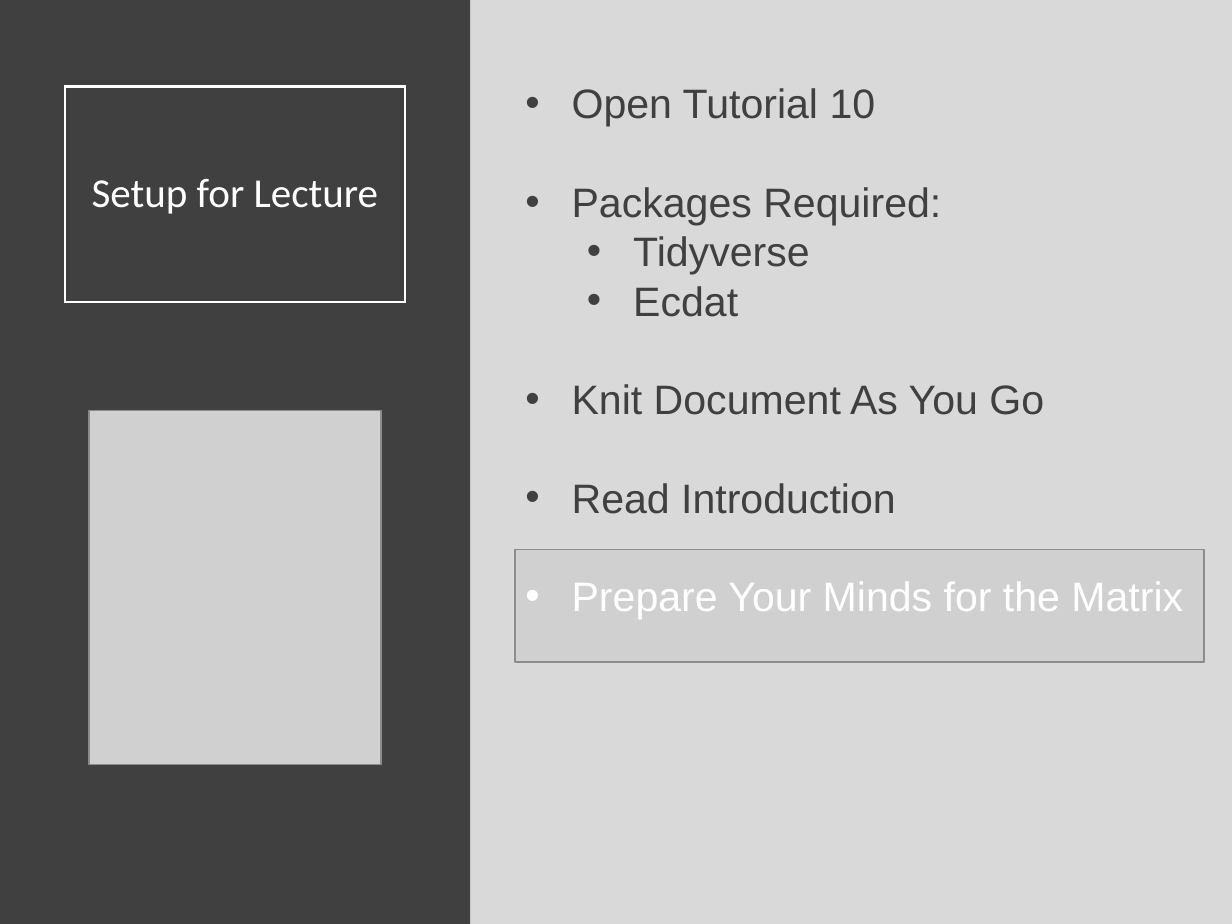
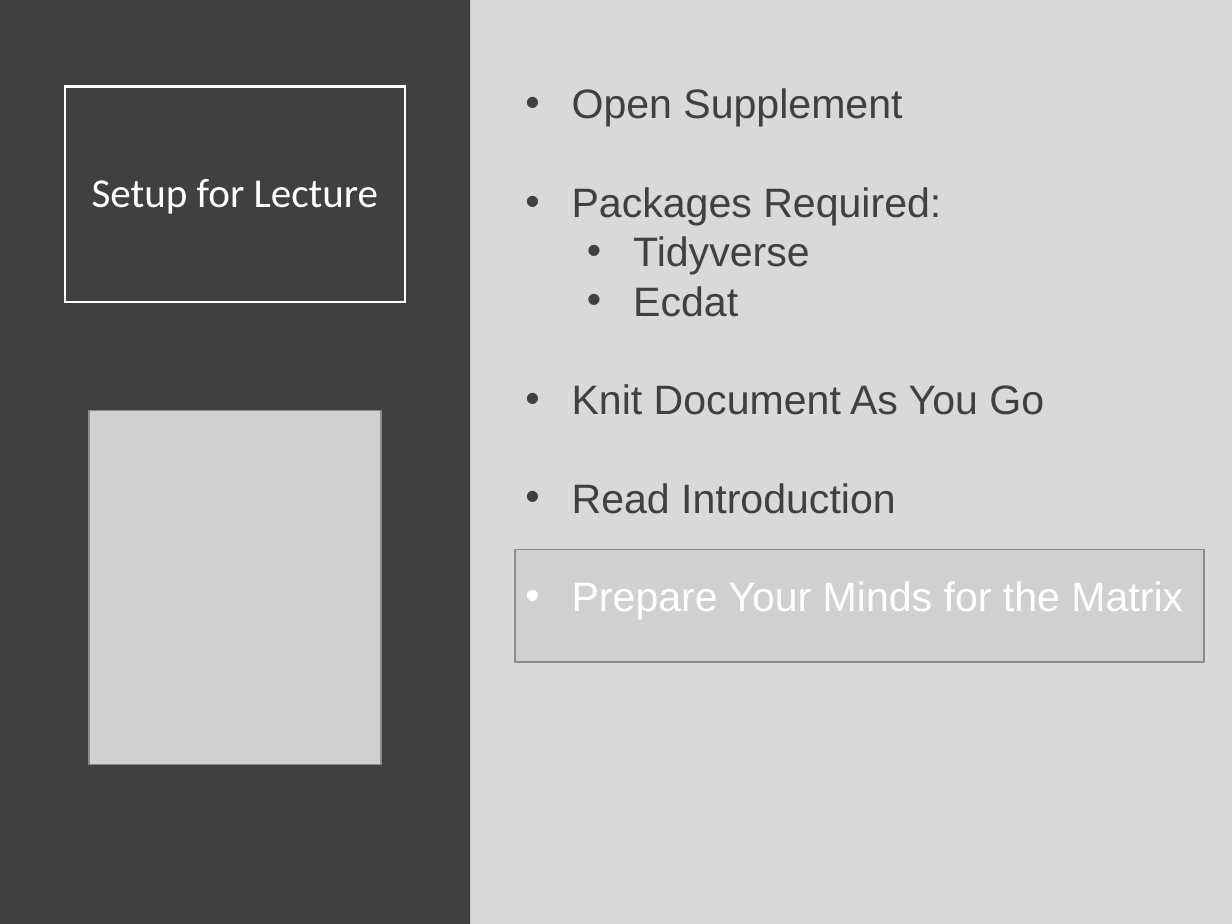
Before and after one commit to SuperMarioGiacomazzo/STOR320_WEBSITE, a slide deck: slide 2 of Lecture/Programming 2/Programming_2_Lecture.pptx. Drawn at 1232x924 pixels with LibreOffice and Linux fonts; fonts in the diff are those of the drawing; grey boxes stand for pictures. Boxes give left, top, right and bottom in pixels: in the first picture for what was removed or moved away, otherwise in the second. Text is boxed around its words. In the diff, an @@ line names an element or a change of style, - is before the commit and + after.

Commit message:
Lecture commit

```diff
--- a/Lecture/Programming 2/Programming_2_Lecture.pptx
+++ b/Lecture/Programming 2/Programming_2_Lecture.pptx
@@ text at (572,88,902,127): text changed @@
-• Open Tutorial 10
+• Open Supplement
```
Also in this commit, not shown: 1 other file.
